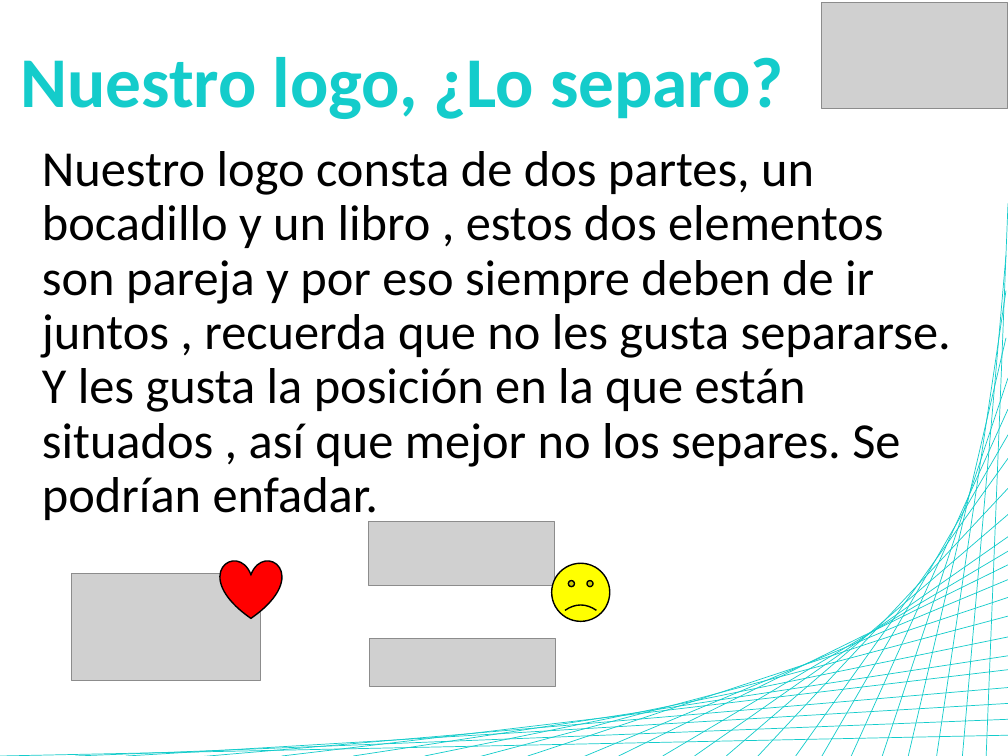
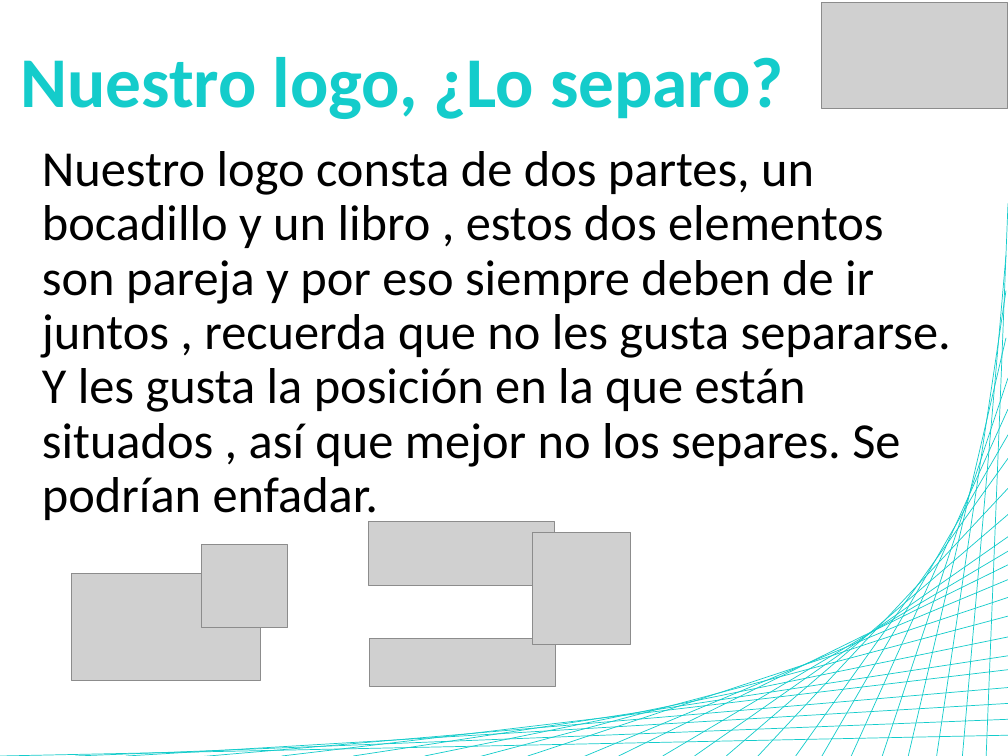
Before and after one commit to FiradeWebs/Proyecto7, a slide deck: slide 7 of Libro de Estilos/Know About It.pptx. Drawn at 1008x756 pixels with LibreOffice and Linux fonts; fonts in the diff are those of the drawing; grey boxes stand for pictures. Boxes give left, top, right and bottom in pixels: in the first picture for what was removed or moved away, otherwise in the second. Text is boxed around its words. In the diff, an @@ line names an element or a change of style, - is before the commit and + after.

```diff
--- a/Libro de Estilos/Know About It.pptx
+++ b/Libro de Estilos/Know About It.pptx
@@ picture added at [532, 532, 630, 644] @@
@@ picture added at [201, 544, 287, 627] @@
@@ heart removed at [220, 560, 281, 619] @@
@@ smiley face removed at [551, 563, 610, 622] @@
```
Also in this commit, not shown: 2 other slides changed, 6 other files.
